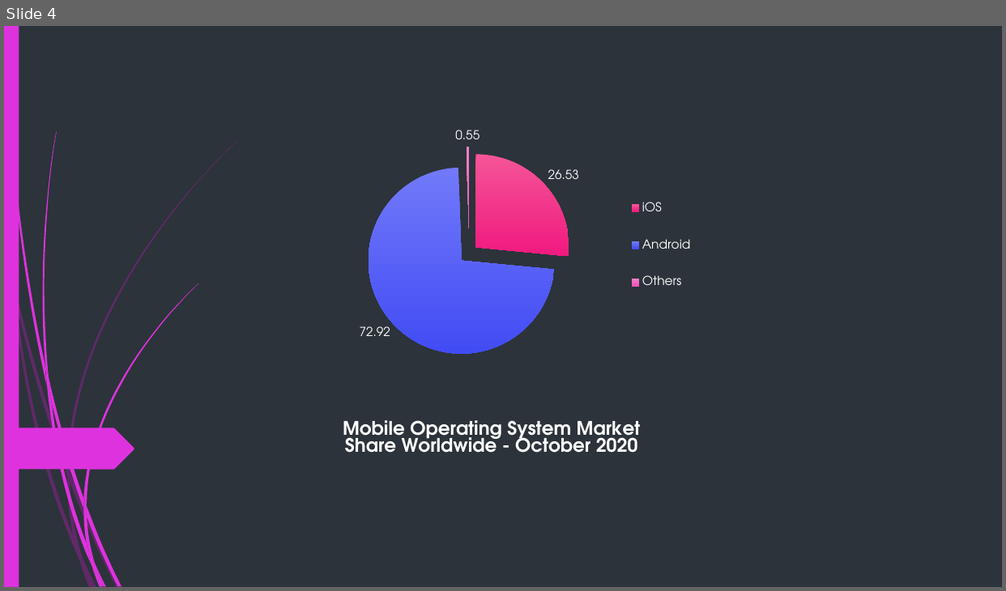
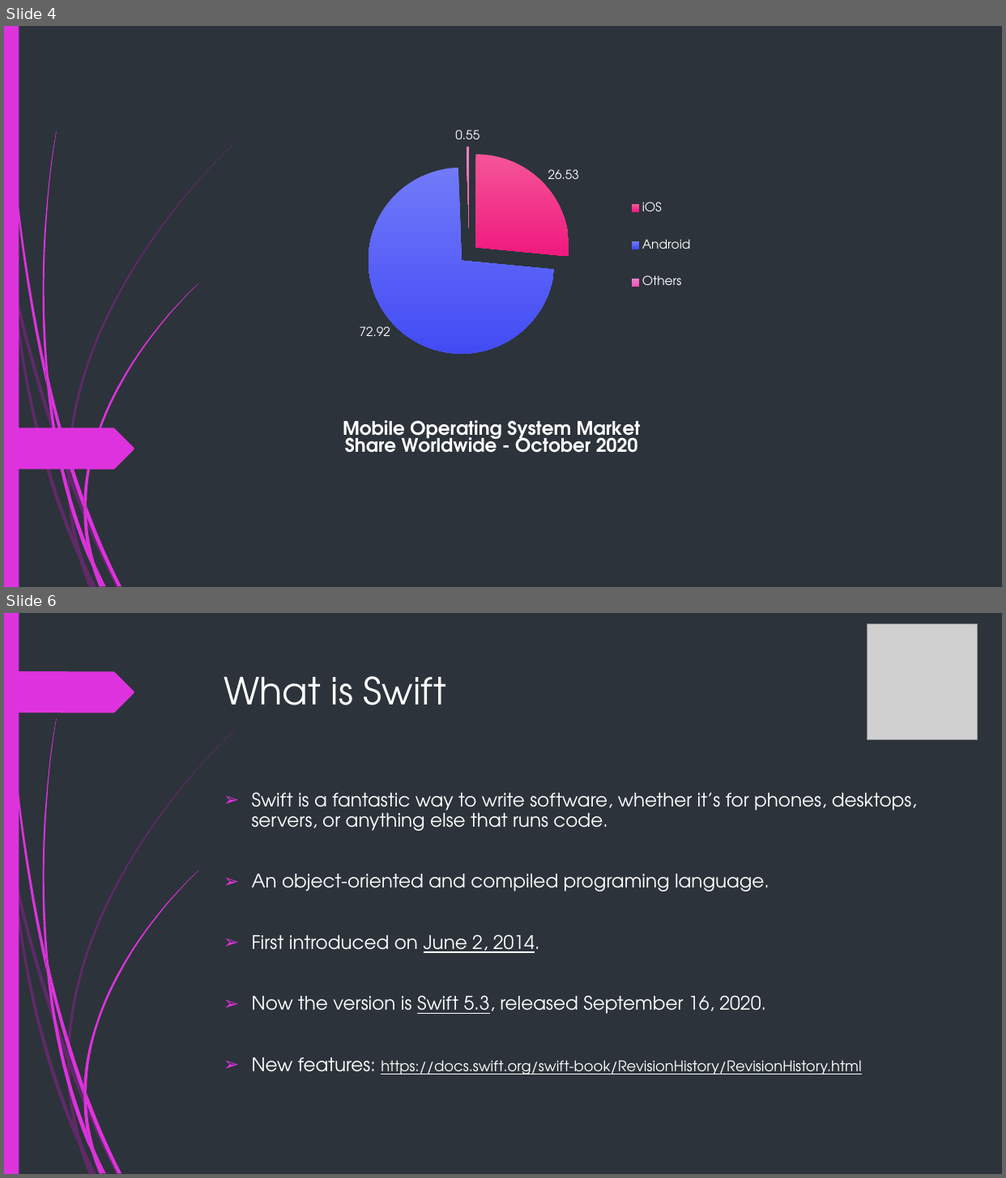
Before and after one commit to duy1998/ios-seminar, a slide deck: ios.pptx. Shown one above the other, each under a label of ours: slide 4 before the commit, slides 4 and 6 after it; the slides between them are not shown. The pictures are 1006x591 and 1006x1178 pixels, drawn with LibreOffice and Linux fonts; fonts in the diff are those of the drawing; grey boxes stand for pictures. Boxes give left, top, right and bottom in pixels: in the first picture for what was removed or moved away, otherwise in the second. Text is boxed around its words. In the diff, an @@ line names an element or a change of style, - is before the commit and + after.

```diff
--- a/ios.pptx
+++ b/ios.pptx
@@ slide 6 added at bbox=[4, 613, 1002, 1174], background #2C333A; not listed: 23 template elements that a slide beside it also shows @@
@@ picture added at bbox=[867, 624, 978, 740] @@
@@ freeform shape added at bbox=[4, 671, 134, 713], fill #DE32DE @@
@@ title added at bbox=[224, 676, 446, 705], 36 pt, text #FFFFFF @@
+What is Swift
@@ text added at bbox=[252, 792, 917, 1075], 18 pt, text #FFFFFF @@
+➢ Swift is a fantastic way to write software, whether it’s for phones, desktops, servers, or anything else that runs code.
+➢ An object-oriented and compiled programing language.
+➢ First introduced on June 2, 2014.
+➢ Now the version is Swift 5.3, released September 16, 2020.
+➢ New features: https://docs.swift.org/swift-book/RevisionHistory/RevisionHistory.html
```
Also in this commit, not shown: 2 slides changed, 1 other slide added.
